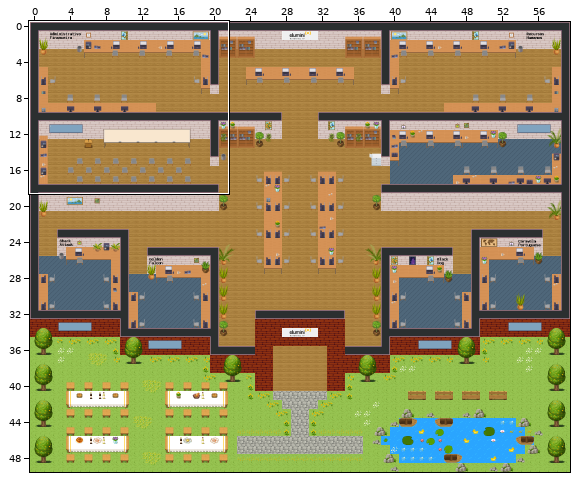
Tiled map (JSON), stored at maps/mapEluminiTeams.tmj. The first picture is a wide view before the edit; the outline marks the close-up.
Close-up. Earlier state:
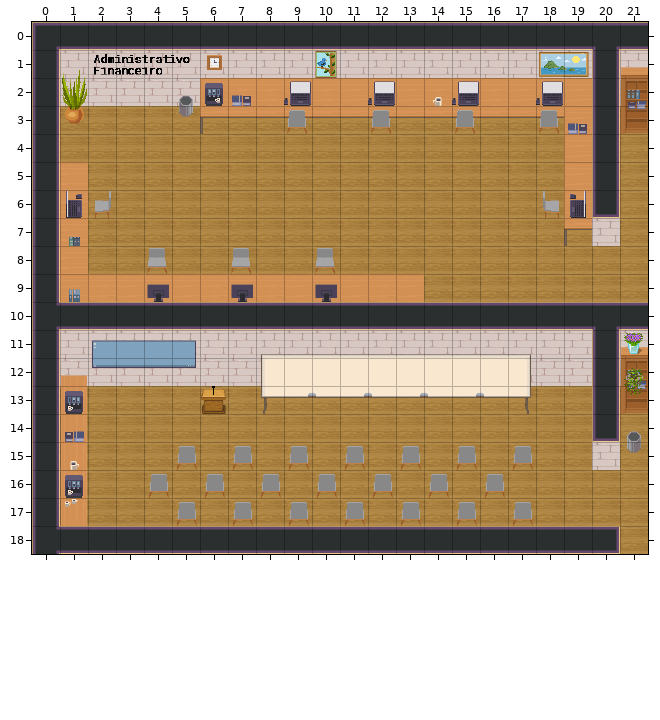
Cells are 32x32 px. Shown: x 0..21, y 0..18. The commit also changed other parts of the map, which this record leaves out.
The result:
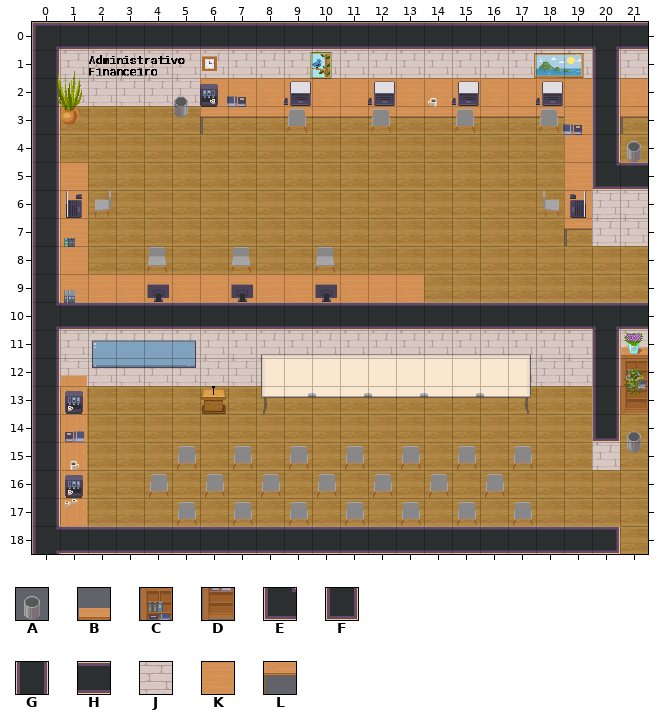
Key: from "WA_Miscellaneous": A 60; from "WA_Other_Furniture": B 0, C 12, D 24; from "WA_Room_Builder": E 53, F 56, G 102, H 104, J 310; from "WA_Tables": K 11, L 21 flipped left-right.
_ is an empty cell.
Edits made:
{"change": "layer \"floor\" offset 0,0 -> -2,0 px"}
{"change": "layer \"Sala AdmFin Cadeiras\" offset 0,0 -> 0,-1 px"}
{"change": "layer \"Sala AdmFin Decoração\" offset 0,0 -> -5,1 px"}
{"where": "layer \"Paredes\""}
{"y":5,"x":20,"old":"G_","new":"EH"}
{"y":6,"x":20,"old":"F_","new":"JJ"}
{"y":7,"x":21,"old":"_","new":"J"}
{"where": "layer \"Segundo Saguao\""}
{"y":1,"x":21,"old":"B","new":"_"}
{"y":2,"x":21,"old":"C","new":"K"}
{"y":3,"x":21,"old":"D","new":"L"}
{"y":4,"x":21,"old":"_","new":"A"}
